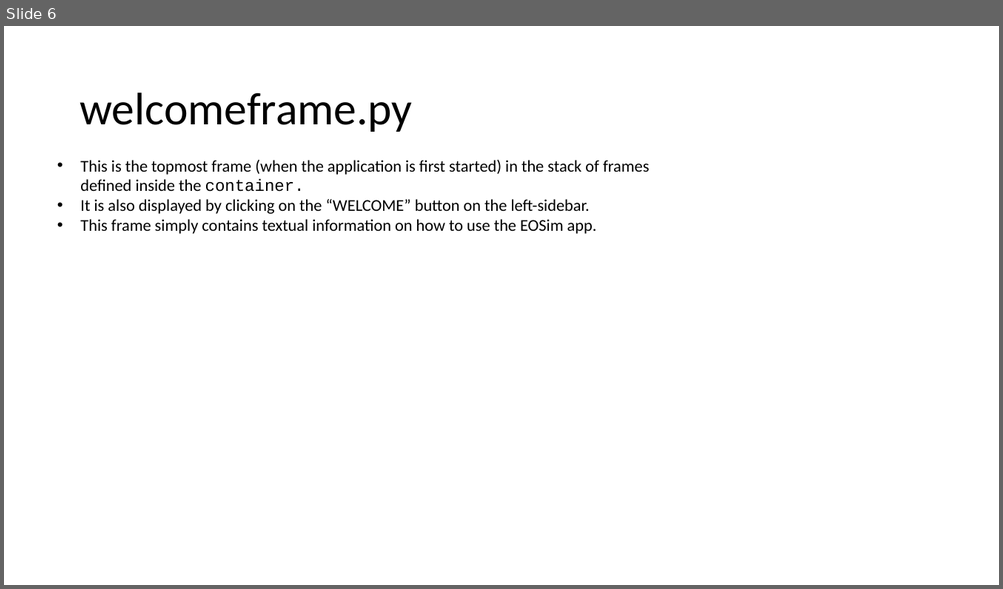
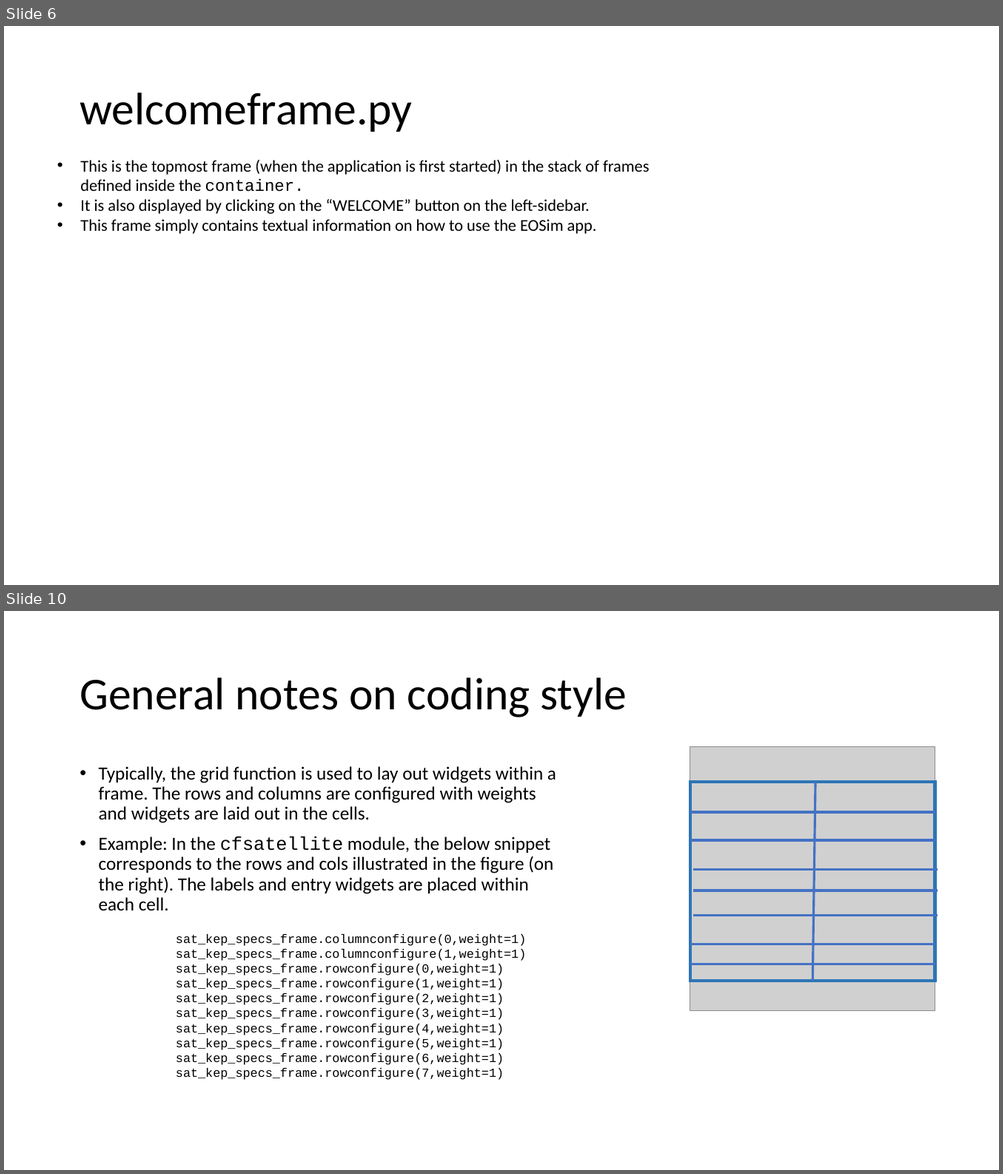
Before and after one commit to EarthObservationSimulator/eosim-gui, a slide deck: docs/codebase_description.pptx. Shown one above the other, each under a label of ours: slide 6 before the commit, slides 6 and 10 after it; the slides between them are not shown. The pictures are 1003x589 and 1003x1174 pixels, drawn with LibreOffice and Linux fonts; fonts in the diff are those of the drawing; grey boxes stand for pictures. Boxes give left, top, right and bottom in pixels: in the first picture for what was removed or moved away, otherwise in the second. Text is boxed around its words. In the diff, an @@ line names an element or a change of style, - is before the commit and + after.

Commit message:
revisions to configure (mission resources)

```diff
--- a/docs/codebase_description.pptx
+++ b/docs/codebase_description.pptx
@@ slide 10 added at (4,611,999,1170), background #FFFFFF @@
@@ title added at (79,678,626,718), 44 pt, text #000000 @@
+General notes on coding style
@@ picture added at (691,747,935,1011) @@
@@ text added at (99,766,556,911), 18 pt, text #000000 @@
+• Typically, the grid function is used to lay out widgets within a frame. The rows and columns are configured with weights and widgets are laid out in the cells.
+• Example: In the cfsatellite module, the below snippet corresponds to the rows and cols illustrated in the figure (on the right). The labels and entry widgets are placed within each cell.
@@ rectangle added at (691,782,935,981), outline #2E75B6 3 pt @@
@@ line added from (815, 782) to (813, 981), #4472C4 2.25 pt @@
@@ line added from (691, 812) to (935, 812), #4472C4 2.25 pt @@
@@ line added from (691, 841) to (935, 841), #4472C4 2.25 pt @@
@@ line added from (693, 870) to (937, 870), #4472C4 2.25 pt @@
@@ line added from (693, 891) to (937, 891), #4472C4 2.25 pt @@
@@ line added from (693, 915) to (937, 915), #4472C4 2.25 pt @@
@@ text added at (176,934,526,1080), 12 pt, text #000000 @@
+sat_kep_specs_frame.columnconfigure(0,weight=1)
+sat_kep_specs_frame.columnconfigure(1,weight=1)
+sat_kep_specs_frame.rowconfigure(0,weight=1)
+sat_kep_specs_frame.rowconfigure(1,weight=1)
+sat_kep_specs_frame.rowconfigure(2,weight=1)
+sat_kep_specs_frame.rowconfigure(3,weight=1)
+sat_kep_specs_frame.rowconfigure(4,weight=1)
+sat_kep_specs_frame.rowconfigure(5,weight=1)
+sat_kep_specs_frame.rowconfigure(6,weight=1)
+sat_kep_specs_frame.rowconfigure(7,weight=1)
@@ line added from (691, 945) to (935, 945), #4472C4 2.25 pt @@
@@ line added from (691, 965) to (935, 965), #4472C4 2.25 pt @@
```
Also in this commit, not shown: 4 other slides added, 1 slide removed, 9 other files.
